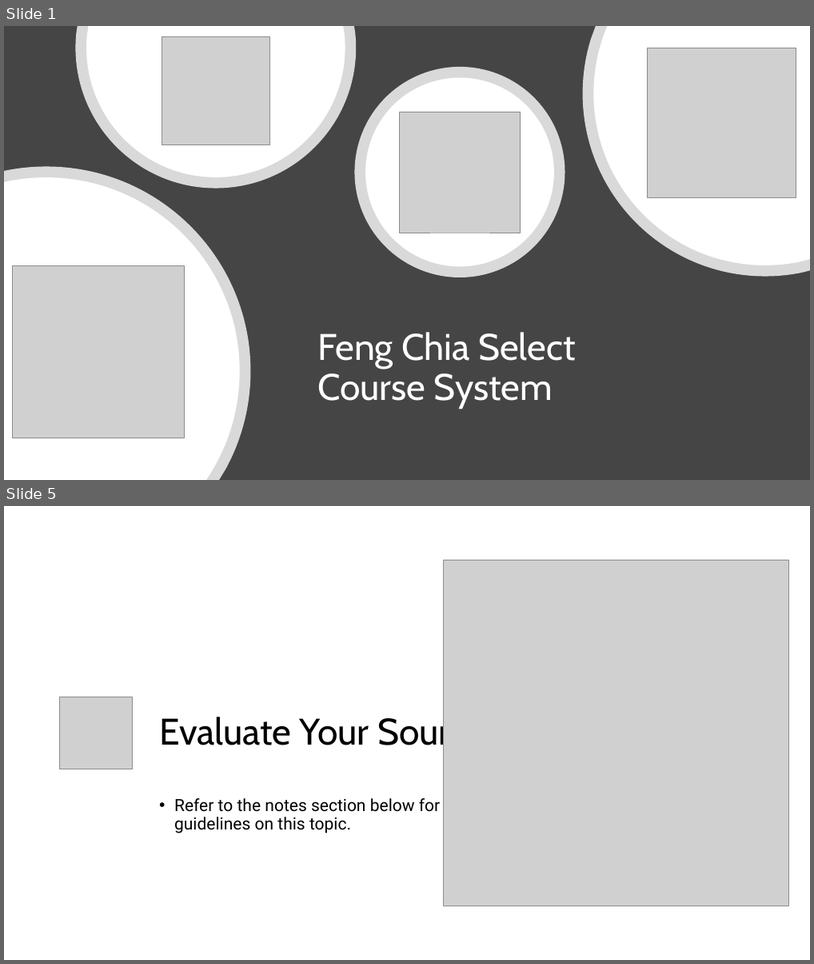
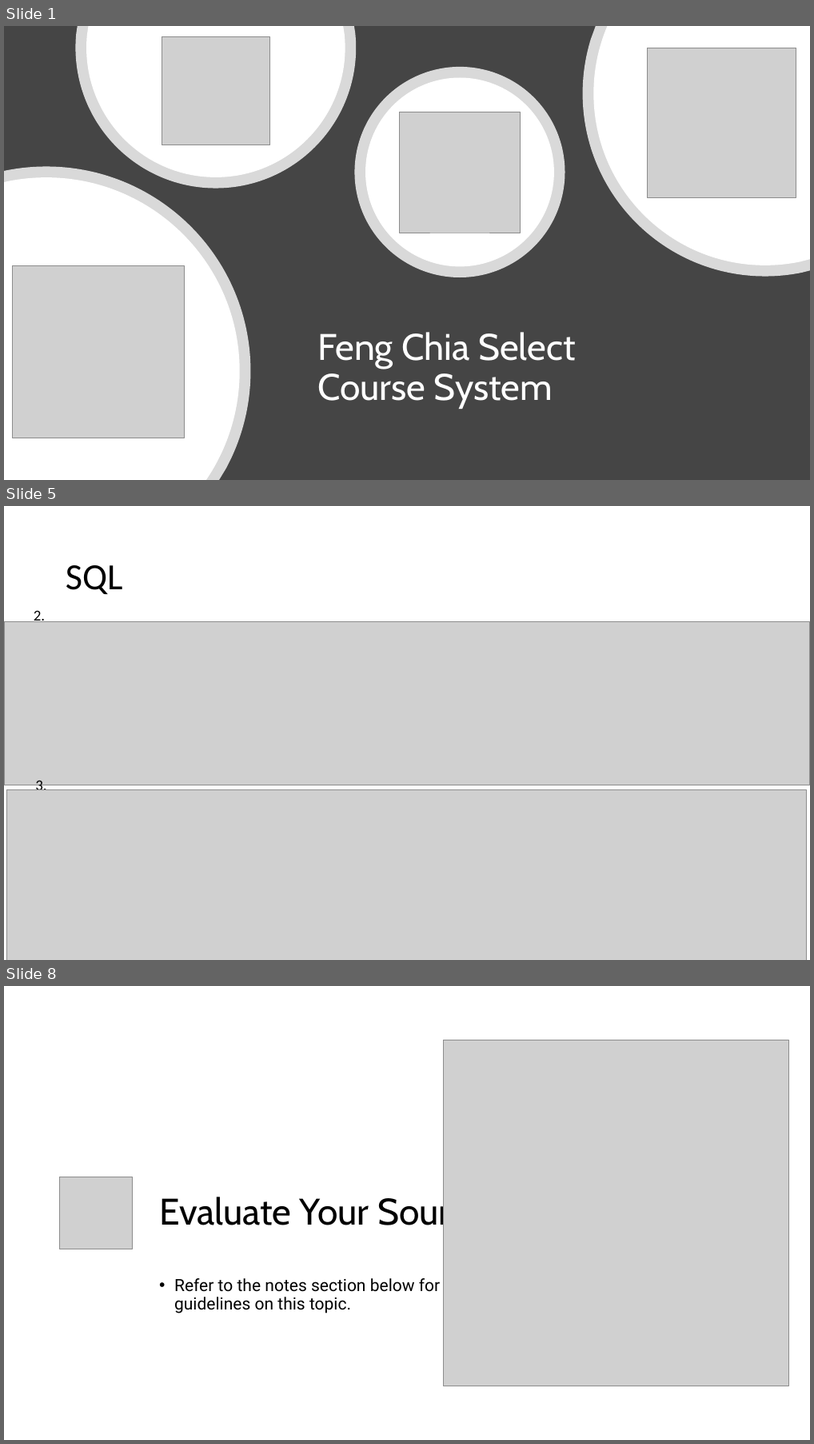
Before and after one commit to Leonardo-Classroom/dbmid, a slide deck: ppt.pptx. Shown one above the other, each under a label of ours: slides 1 and 5 before the commit, slides 1, 5 and 8 after it; the slides between them are not shown. The pictures are 814x964 and 814x1444 pixels, drawn with LibreOffice and Linux fonts; fonts in the diff are those of the drawing; grey boxes stand for pictures. Boxes give left, top, right and bottom in pixels: in the first picture for what was removed or moved away, otherwise in the second. Text is boxed around its words. In the diff, an @@ line names an element or a change of style, - is before the commit and + after.

```diff
--- a/ppt.pptx
+++ b/ppt.pptx
@@ slide 5 added at (4, 506, 810, 960), background #FFFFFF @@
@@ title added at (66, 565, 123, 594), 44 pt, text #000000 @@
+SQL
@@ picture added at (4, 621, 810, 785) @@
@@ text added at (34, 610, 45, 624), 18 pt, text #000000 @@
+2.
@@ picture added at (7, 790, 807, 960) @@
@@ text added at (35, 780, 46, 790), 18 pt, text #000000 @@
+3.
@@ what was slide 5 is now slide 8 @@
```
Also in this commit, not shown: 5 other slides added, 3 slides removed, 1 other file.
